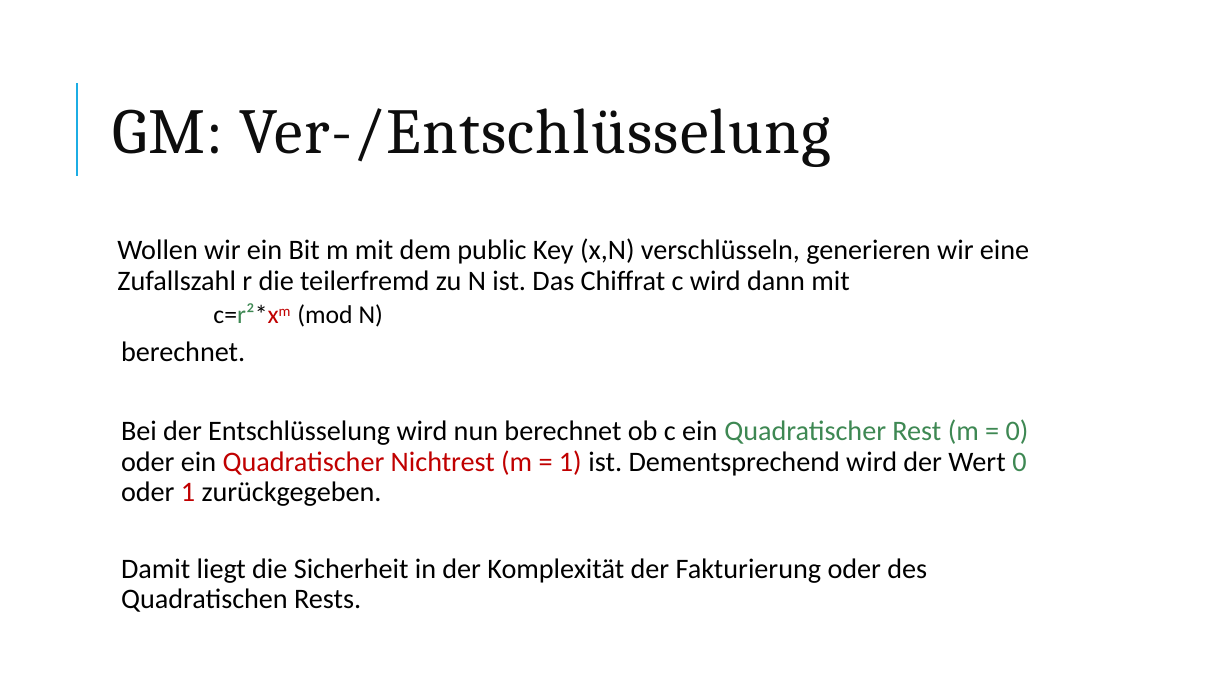
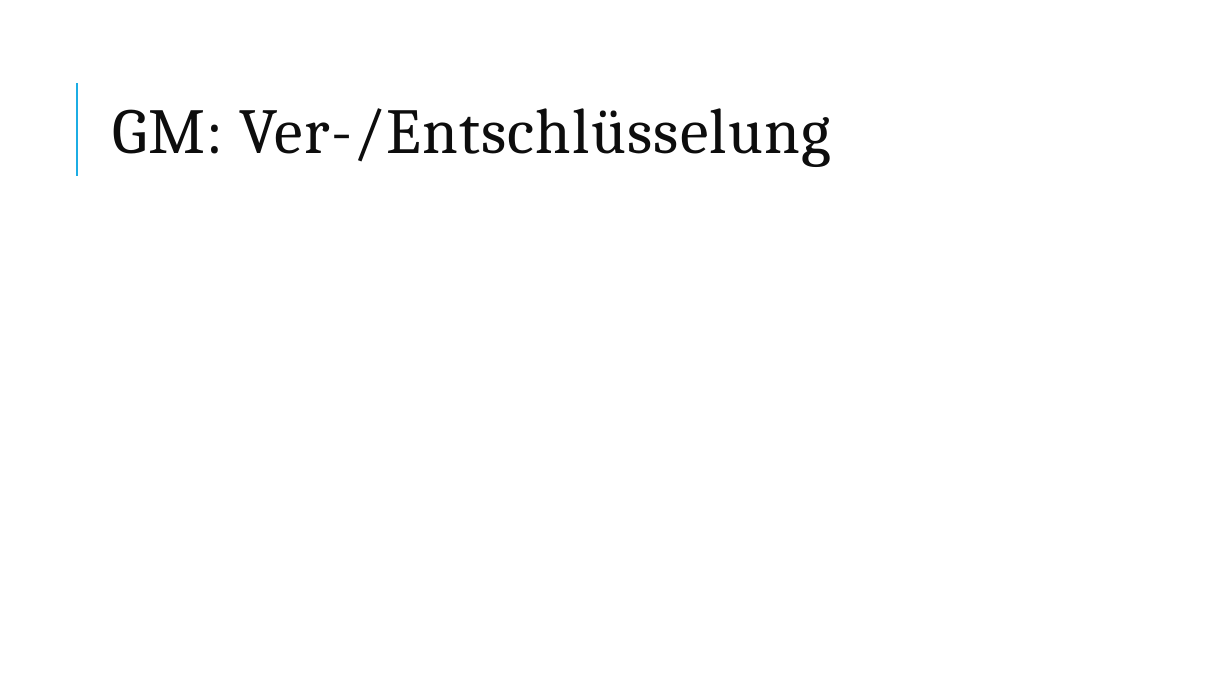
Before and after one commit to kohlerta/Krypto, a slide deck: slide 25 of hannah_raimund_tanja.pptx (slide 27 before the commit). Drawn at 1232x693 pixels with LibreOffice and Linux fonts; fonts in the diff are those of the drawing; grey boxes stand for pictures. Boxes give left, top, right and bottom in pixels: in the first picture for what was removed or moved away, otherwise in the second. Text is boxed around its words. In the diff, an @@ line names an element or a change of style, - is before the commit and + after.

```diff
--- a/hannah_raimund_tanja.pptx
+++ b/hannah_raimund_tanja.pptx
@@ text removed at [117, 238, 1029, 612] @@
-  Wollen wir ein Bit m mit dem public Key (x,N) verschlüsseln, generieren wir eine Zufallszahl r die teilerfremd zu N ist. Das Chiffrat c wird dann mit
-  c=r²*xm (mod N)
-  berechnet.
-  Bei der Entschlüsselung wird nun berechnet ob c ein Quadratischer Rest (m = 0) oder ein Quadratischer Nichtrest (m = 1) ist. Dementsprechend wird der Wert 0 oder 1 zurückgegeben.
-  Damit liegt die Sicherheit in der Komplexität der Fakturierung oder des Quadratischen Rests.
```
Also in this commit, not shown: 16 other slides changed, 16 slides added, 10 slides removed, 7 other files.
